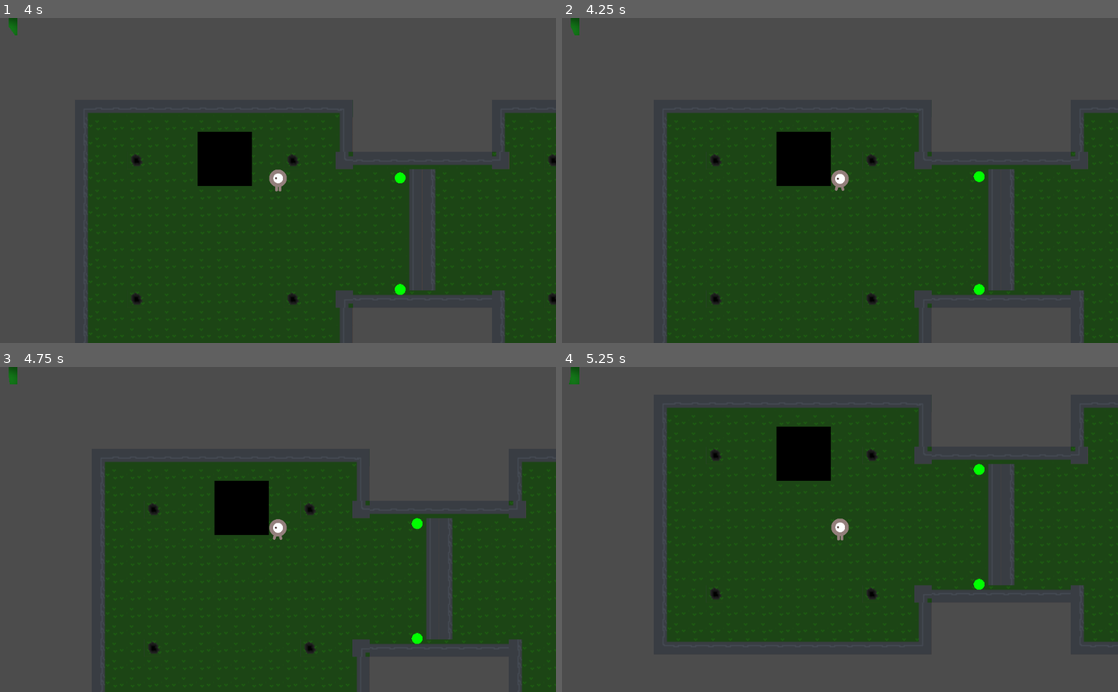
Above: before the commit, frames 1-4 (two rows, left to right).
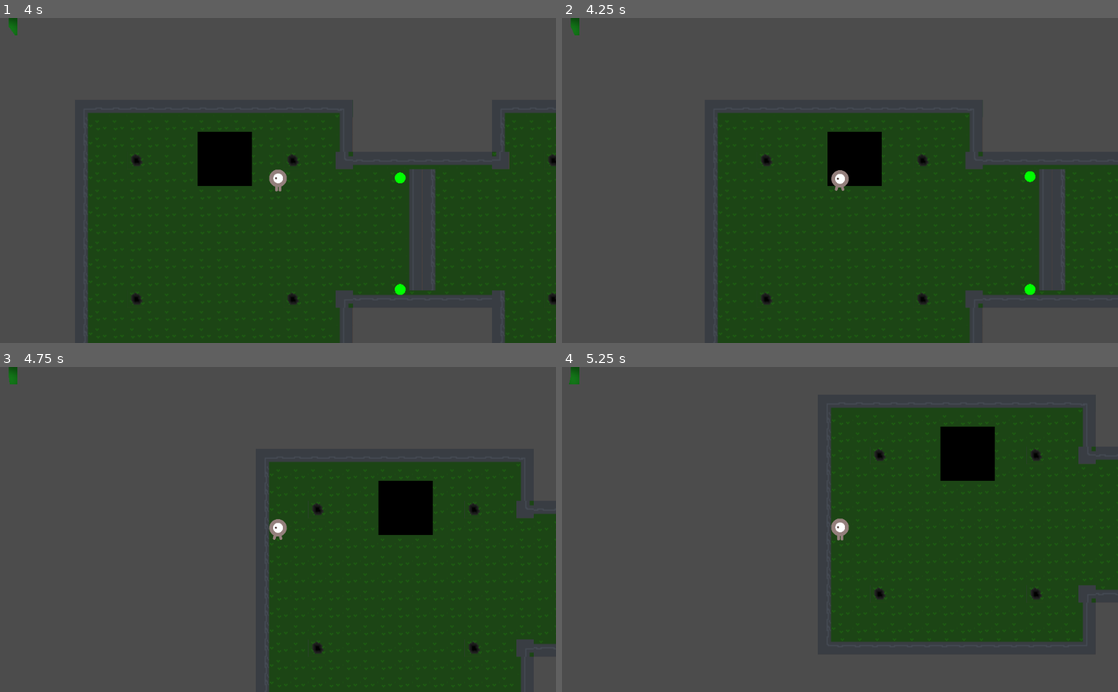
Above: after the commit, the same moments.

Repository: FiBe4000/Gamejam2022
Game: Godot game, scene res://src/Main.tscn
Same seed, same stepped clock (60 frames per second), same inputs: the game is played once before the commit and once after it.
Inputs:
- Up to frame 1 (4 s): tap Enter at 0.5, 2.75 s; hold D (move_right) 0.53-1.28 s; hold Down (aim_down) 0.53-1.28 s; hold S (move_down) 1.28-2.03 s; tap Left (aim_left) at 1.35 s; tap Space (shoot) at 2, 3.5 s; hold D (move_right) 2.03-2.78 s; hold Right (aim_right) 2.03-2.78 s; hold W (move_up) 2.78-3.53 s; tap Up (aim_up) at 2.85 s; hold A (move_left) from 3.53 s (still down); hold Space (shoot) from 3.53 s (still down)
- Up to frame 2 (4.25 s): keep holding A (move_left); keep holding Space (shoot)
- Up to frame 3 (4.75 s): keep holding A (move_left); release Space (shoot) at 4.28 s; tap Down (aim_down) at 4.35 s
- Up to frame 4 (5.25 s): tap Enter at 5 s; release A (move_left) at 5.03 s; hold S (move_down) from 5.03 s (still down); hold Left (aim_left) from 5.03 s (still down)

Frame 1 is identical in both runs. In frame 2, 18% of the frame differs, in the area x 18-100%, y 29-100%; in frame 3, 35%; in frame 4, 36%, in the area x 18-100%, y 11-85%.
Error before the commit: Invalid call. Nonexistent function 'has_method' in base 'Nil'. (res://src/entities/Bullet.gd:45)
Error after the commit: Invalid call. Nonexistent function 'has_method' in base 'Nil'. (res://src/entities/Bullet.gd:43)

Commit message:
Fix colission layer stuff

Diff:
--- a/src/entities/Bullet.gd
+++ b/src/entities/Bullet.gd
@@ -1,7 +1,5 @@
 extends KinematicBody2D
 
-
-const Frenemy = preload("res://src/entities/Frenemy.gd")
 
 export var dmg = 2
 export var speed = 0
--- a/src/entities/Frenemy.gd
+++ b/src/entities/Frenemy.gd
@@ -5,11 +5,7 @@
 
 
 export var hp = 1
-var parent = 1
-
-
-func body_enter(body):
-  print("AAAH")
+var parent
 
 
 func _draw():
--- a/src/entities/Frenemy.tscn
+++ b/src/entities/Frenemy.tscn
@@ -6,6 +6,8 @@
 extents = Vector2( 50, 50 )
 
 [node name="Frenemy" type="KinematicBody2D"]
+collision_layer = 2
+collision_mask = 2
 script = ExtResource( 1 )
 
 [node name="CollisionShape2D" type="CollisionShape2D" parent="."]
